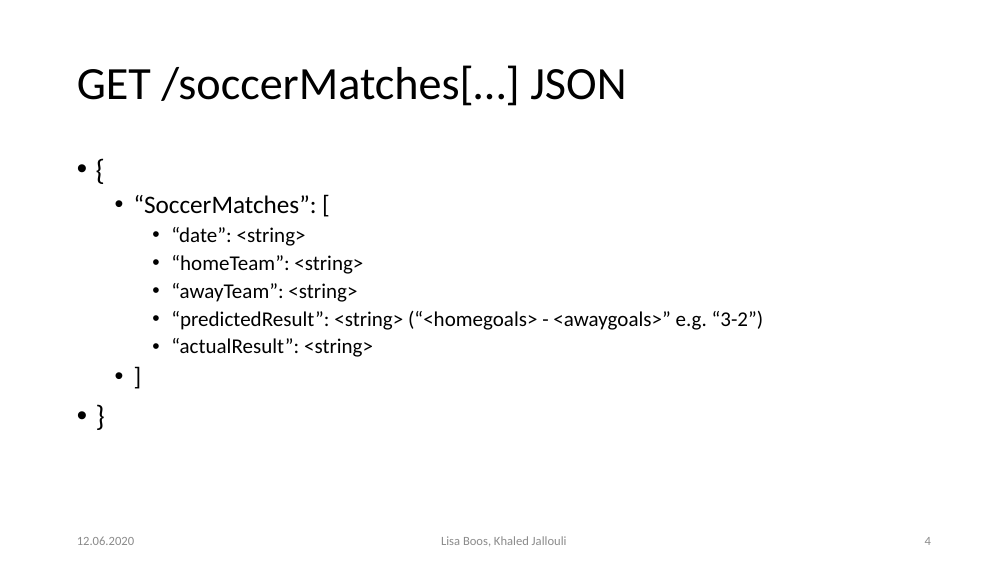
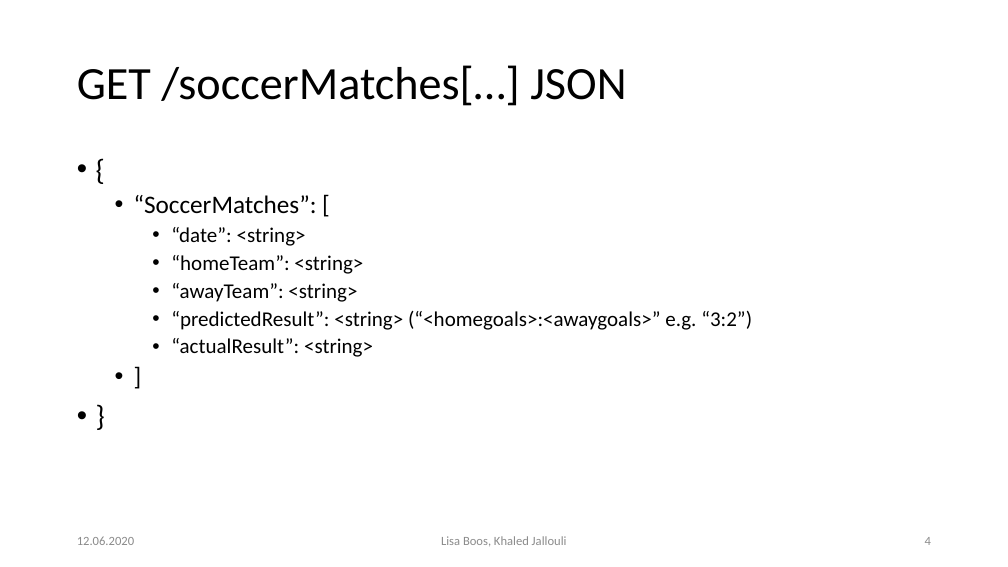
Before and after one commit to Khaledjallouli/project, a slide deck: slide 4 of Web/RESTful_API_Definition/API_LastSprint.pptx. Drawn at 1008x567 pixels with LibreOffice and Linux fonts; fonts in the diff are those of the drawing; background and template pictures are left out. Boxes give left, top, right and bottom in pixels: in the first picture for what was removed or moved away, otherwise in the second. Text is boxed around its words. In the diff, an @@ line names an element or a change of style, - is before the commit and + after.

Commit message:
updated score-schema

```diff
--- a/Web/RESTful_API_Definition/API_LastSprint.pptx
+++ b/Web/RESTful_API_Definition/API_LastSprint.pptx
@@ text at (x1=171, y1=311, x2=752, y2=330): text changed @@
-    • “predictedResult”: <string> (“<homegoals> - <awaygoals>” e.g. “3-2”)
+    • “predictedResult”: <string> (“<homegoals>:<awaygoals>” e.g. “3:2”)
```
